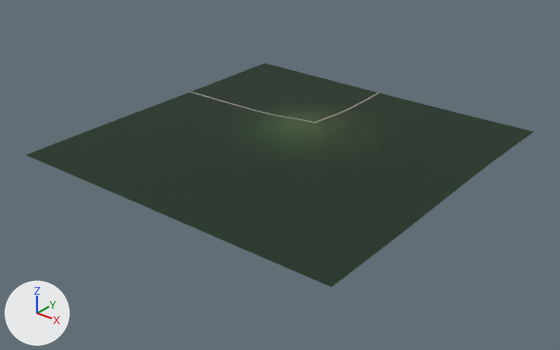
A saved change to the glTF model assets/satellite_dem_tiles/terrain_real_T_W01_N02.glb.
Before and after are seen from a 50 mm camera at (430.0, 891.0, 1731.0) aimed at (-1983.0, 3907.0, -138.0). The axes (+X, +Y, +Z) are drawn at lower left. The lights are the same throughout. The picture after the commit comes second.

Script lines for the objects in view, before the commit:
```python
me_mesh_terrain_t_w01_n02 = bpy.data.meshes.new('Mesh_Terrain_T_W01_N02')
me_mesh_terrain_t_w01_n02.from_pydata(...)  # 16641 vertices, 32768 faces; spans x -3000.0..-1000.0, y 3000.0..5000.0, z 15.0..58.0
me_mesh_terrain_t_w01_n02.materials.append(mat_mat_esri_satellite_t_w01_n02)  # picture img_esri_world_imagery_t_w01_n02_z16
ob_terrain_real_dem_t_w01_n02 = bpy.data.objects.new('Terrain_Real_DEM_T_W01_N02', me_mesh_terrain_t_w01_n02)
ob_terrain_real_dem_t_w01_n02.location = (0.0, 0.0, 0.0)
```
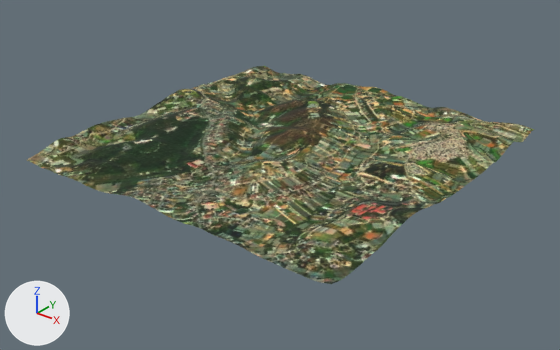
Diff of the bpy script that builds the scene:
```diff
--- a/assets/satellite_dem_tiles/terrain_real_T_W01_N02.glb.py
+++ b/assets/satellite_dem_tiles/terrain_real_T_W01_N02.glb.py
@@ img_image_0 @@
+img_image_0 = load_image('Image_0', '_unpacked/Image_0', 1024, 1024, 'sRGB')
@@ mat_mat_terrainreal_t_w01_n02 @@
+mat_mat_terrainreal_t_w01_n02 = principled_material('Mat_TerrainReal_T_W01_N02')
+mat_mat_terrainreal_t_w01_n02.texture = img_image_0
+mat_mat_terrainreal_t_w01_n02.roughness = 0.92
@@ me_mesh_terrain_t_w01_n02 @@
 # used by ob_terrain_real_dem_t_w01_n02; location = (0.0, 0.0, 0.0)
-me_mesh_terrain_t_w01_n02.from_pydata(...)  # 16641 vertices, 32768 faces; spans x -3000.0..-1000.0, y 3000.0..5000.0, z 15.0..58.0
-me_mesh_terrain_t_w01_n02.materials.append(mat_mat_esri_satellite_t_w01_n02)  # picture img_esri_world_imagery_t_w01_n02_z16
+me_mesh_terrain_t_w01_n02.from_pydata(...)  # 16641 vertices, 32768 faces; spans x -3000.0..-1000.0, y 3000.0..5000.0, z -22.0..87.0
+# me_mesh_terrain_t_w01_n02 part 1: 16217 of 16641 vertices moved; they spanned x -3000.0..-1000.0, y 3000.0..5000.0, z 15.0..58.0 and now span x -3000.0..-1000.0, y 3000.0..5000.0, z -22.0..87.0; mean shift (0.0, 0.0, 9.0); largest move (-2672.0, 3703.0, 25.0) -> (-2672.0, 3703.0, 85.0)
+me_mesh_terrain_t_w01_n02.materials.append(mat_mat_terrainreal_t_w01_n02)  # picture img_image_0
```

Where the change shows, as pixel boxes [x1, y1, x2, y2] in the pictures (560 x 350 px):
'Terrain_Real_DEM_T_W01_N02', recoloured, reshaped
    before: [26, 63, 533, 287]
    after: [27, 66, 535, 284]
